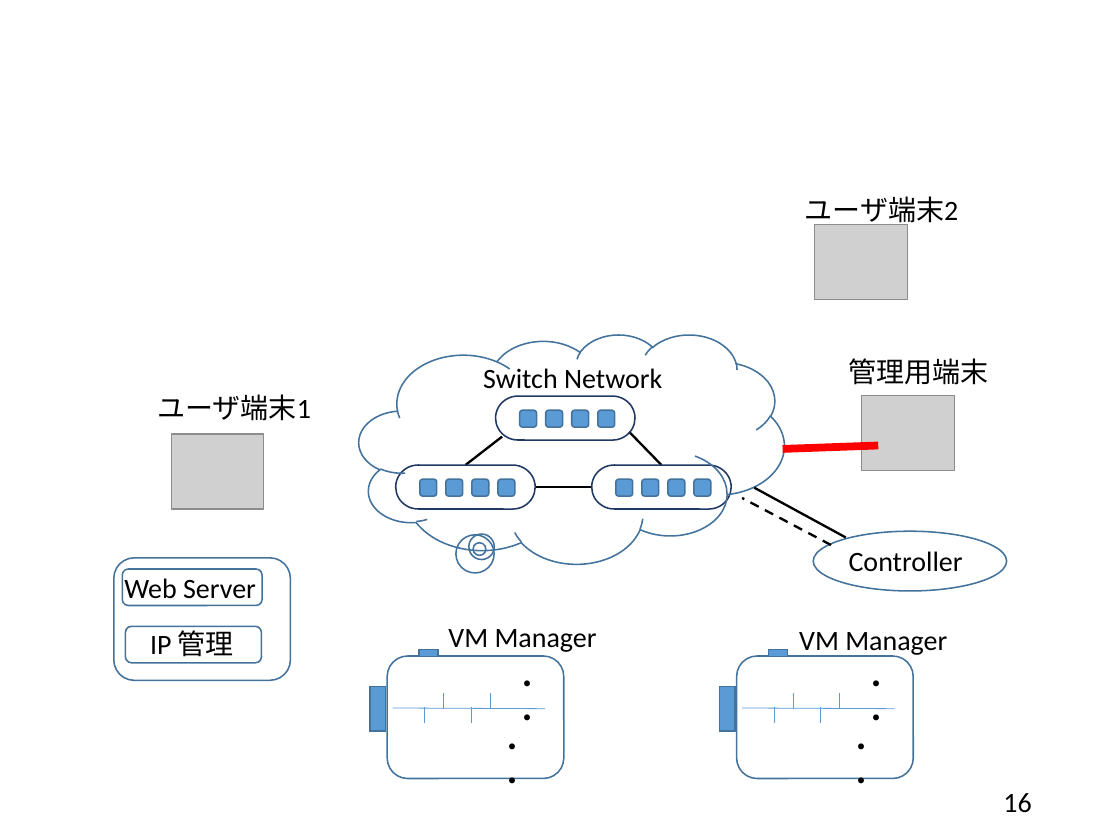
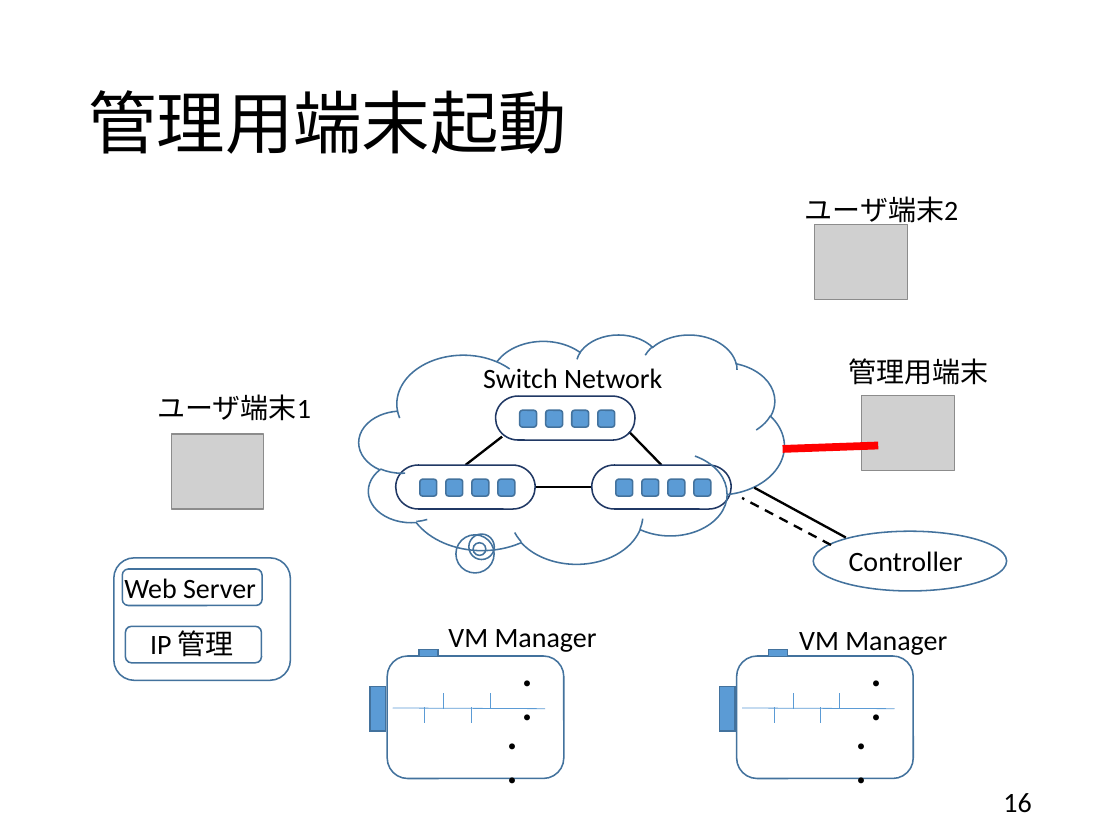
Before and after one commit to handai-trema/IaaS-amn, a slide deck: slide 16 of report_slide.pptx. Drawn at 1120x840 pixels with LibreOffice and Linux fonts; fonts in the diff are those of the drawing; grey boxes stand for pictures. Boxes give left, top, right and bottom in pixels: in the first picture for what was removed or moved away, otherwise in the second. Text is boxed around its words. In the diff, an @@ line names an element or a change of style, - is before the commit and + after.

```diff
--- a/report_slide.pptx
+++ b/report_slide.pptx
@@ title added at [88,90,567,154], 44 pt, text #000000 @@
+管理用端末起動
```
Also in this commit, not shown: 10 other slides changed.
